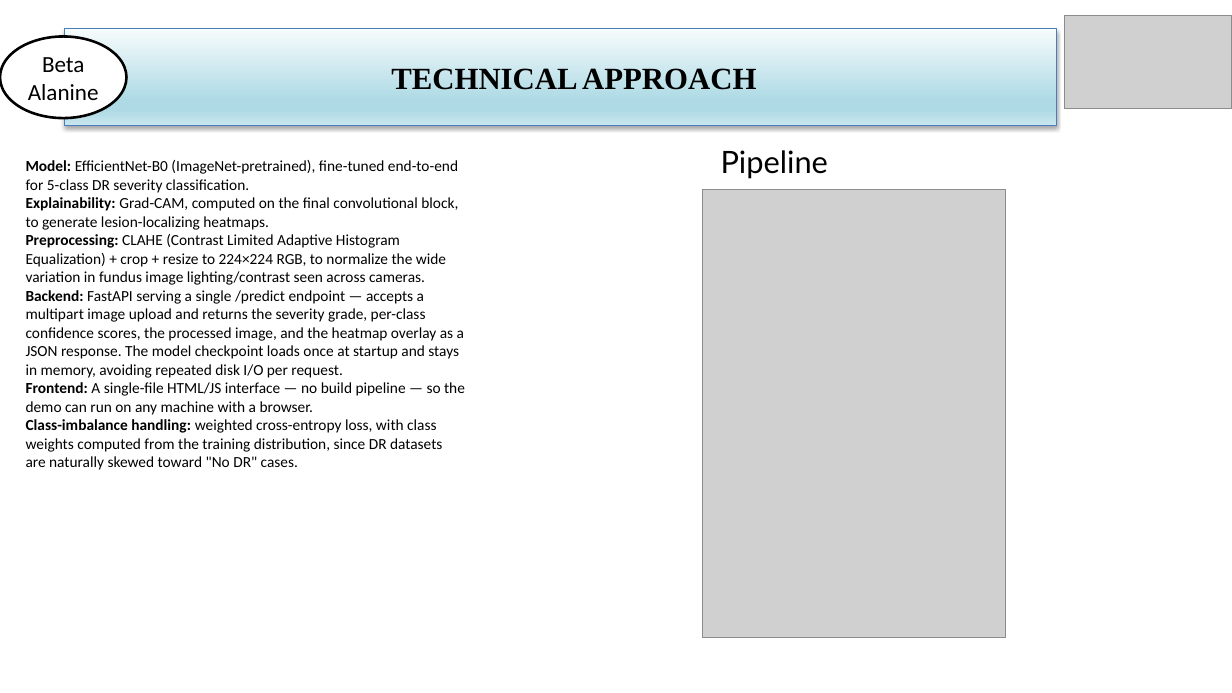
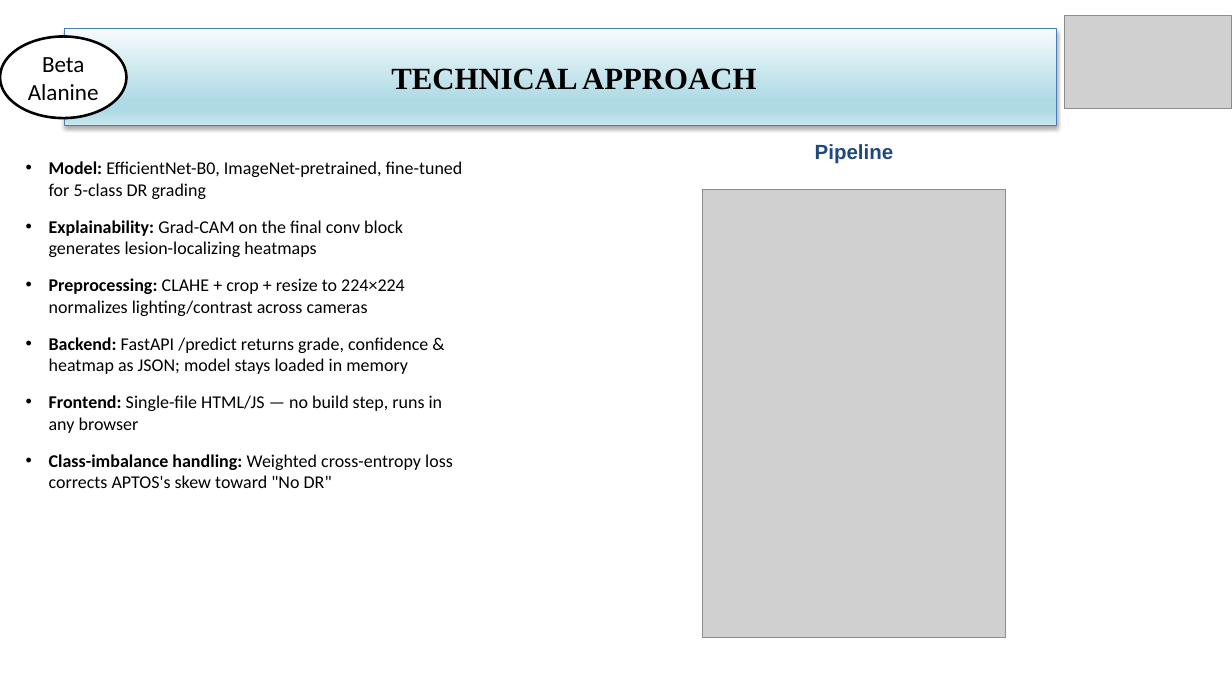
Before and after one commit to stoic-bruh/retinascan-ai, a slide deck: slide 3 of submission/BetaAlanine_SIH2026_Presentation.pptx. Drawn at 1232x693 pixels with LibreOffice and Linux fonts; fonts in the diff are those of the drawing; grey boxes stand for pictures. Boxes give left, top, right and bottom in pixels: in the first picture for what was removed or moved away, otherwise in the second. Text is boxed around its words. In the diff, an @@ line names an element or a change of style, - is before the commit and + after.

Commit message:
Update final presentation deck and optimize image pipeline for Render 512MB RAM constraint

```diff
--- a/submission/BetaAlanine_SIH2026_Presentation.pptx
+++ b/submission/BetaAlanine_SIH2026_Presentation.pptx
@@ text "Pipeline": place and size @@
-text "Pipeline" at bbox=[721, 150, 828, 179]
+text "Pipeline" at bbox=[815, 144, 893, 163]
@@ text "Pipeline" at bbox=[815, 144, 893, 163]: size 24 to 16 pt, font Lato to Arial, text colour #000000 to #1F497D, bold on; alignment left to centre @@
@@ text at bbox=[49, 161, 463, 488]: text changed; size 12 to 14 pt @@
-Model: EfficientNet-B0 (ImageNet-pretrained), fine-tuned end-to-end for 5-class DR severity classification.
-Explainability: Grad-CAM, computed on the final convolutional block, to generate lesion-localizing heatmaps.
-Preprocessing: CLAHE (Contrast Limited Adaptive Histogram Equalization) + crop + resize to 224×224 RGB, to normalize the wide variation in fundus image lighting/contrast seen across cameras.
-Backend: FastAPI serving a single /predict endpoint — accepts a multipart image upload and returns the severity grade, per-class confidence scores, the processed image, and the heatmap overlay as a JSON response. The model checkpoint loads once at startup and stays in memory, avoiding repeated disk I/O per request.
-Frontend: A single-file HTML/JS interface — no build pipeline — so the demo can run on any machine with a browser.
-Class-imbalance handling: weighted cross-entropy loss, with class weights computed from the training distribution, since DR datasets are naturally skewed toward "No DR" cases.
+• Model: EfficientNet-B0, ImageNet-pretrained, fine-tuned for 5-class DR grading
+• Explainability: Grad-CAM on the final conv block generates lesion-localizing heatmaps
+• Preprocessing: CLAHE + crop + resize to 224×224 normalizes lighting/contrast across cameras
+• Backend: FastAPI /predict returns grade, confidence & heatmap as JSON; model stays loaded in memory
+• Frontend: Single-file HTML/JS — no build step, runs in any browser
+• Class-imbalance handling: Weighted cross-entropy loss corrects APTOS's skew toward "No DR"
```
Also in this commit, not shown: 2 other slides changed, 3 other files.
